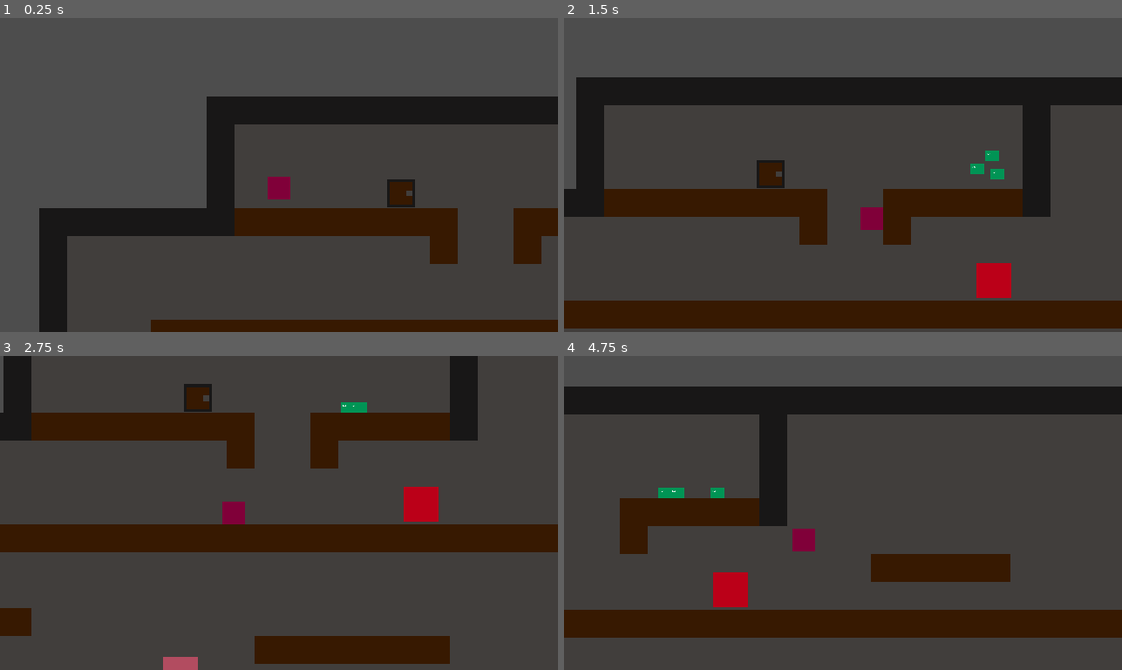
Above: before the commit, frames 1-4 (two rows, left to right).
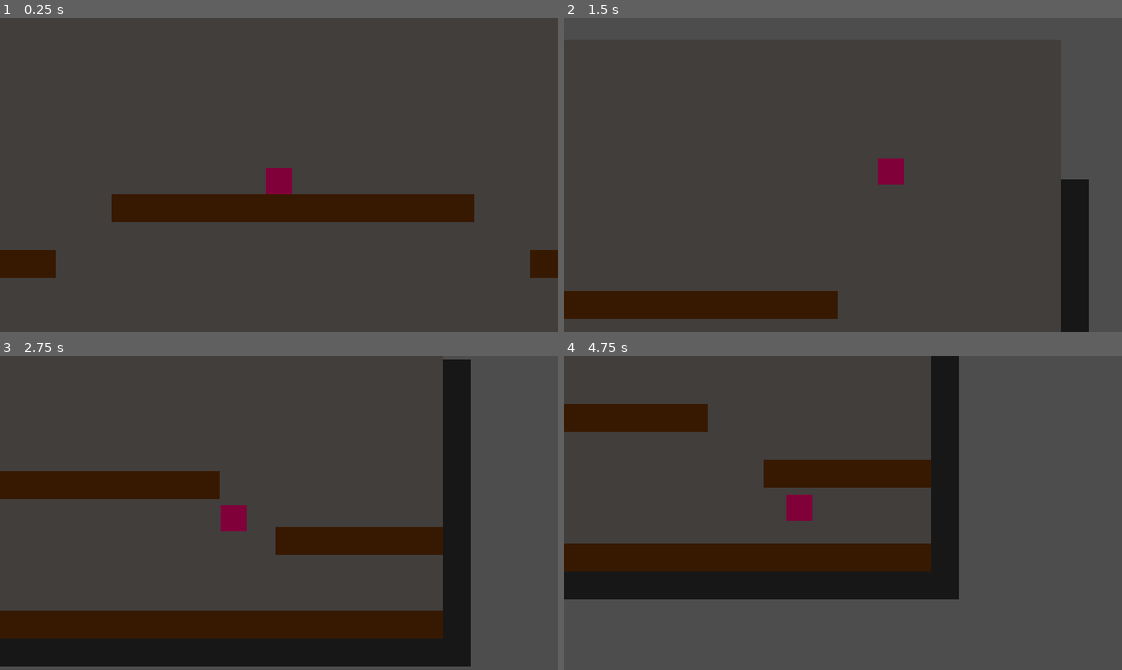
Above: after the commit, the same moments.

Repository: violetstone17/mr.-crowley
Game: Godot game, scene res://scenes/cantina.tscn
Same seed, same stepped clock (60 frames per second), same inputs: the game is played once before the commit and once after it. Before the commit the project starts from res://scenes/dungeon_layer.tscn.
Inputs (mouse positions are in pixels of both pictures, inside the frame that each line leads up to):
- Up to frame 1 (0.25 s): no input
- Up to frame 2 (1.5 s): move the mouse to (965, 159) at 0.52 s; hold D (moveRight) from 0.53 s (still down); click (965, 159) at 0.6 s; tap Space (jump) at 0.77 s; move the mouse to (731, 190) at 1.27 s; click (731, 190) at 1.35 s
- Up to frame 3 (2.75 s): tap Space (jump) at 1.52 s; move the mouse to (334, 443) at 2.02 s; release D (moveRight) at 2.03 s; hold A (moveLeft) from 2.03 s (still down); click (334, 443) at 2.1 s
- Up to frame 4 (4.75 s): move the mouse to (815, 575) at 2.77 s; release A (moveLeft) at 2.78 s; hold D (moveRight) 2.78-4.28 s; click (815, 575) at 2.85 s; tap Space (jump) at 3.02, 3.77, 4.52 s; move the mouse to (1010, 560) at 3.52 s; click (1010, 560) at 3.6 s; move the mouse to (675, 465) at 4.27 s; hold A (moveLeft) from 4.28 s (still down); click (675, 465) at 4.35 s

The runs differ from the first frame. In frame 1, 22% of the frame differs, in the area x 0-100%, y 25-100%; in frame 2, 31%; in frame 3, 37%; in frame 4, 41%, in the area x 0-100%, y 0-90%.
Error before the commit: Parse Error: Could not resolve super class path "res://scripts/door.gd". (res://scripts/dungeonDoor.gd:1)

Commit message:
push for conf

Diff:
--- a/mr.-crawly/project.godot
+++ b/mr.-crawly/project.godot
@@ -11,7 +11,7 @@
 [application]
 
 config/name="Mr. Crawly"
-run/main_scene="uid://dp1ewhqf5yg47"
+run/main_scene="uid://d0c3cr26ugvj2"
 config/features=PackedStringArray("4.7", "Forward Plus")
 config/icon="res://icon.svg"
 
@@ -59,6 +59,11 @@
 "events": [Object(InputEventMouseButton,"resource_local_to_scene":false,"resource_name":"","device":-1,"window_id":0,"a …(258 unchanged characters)…
 ]
 }
+addCoinsDebug={
+"deadzone": 0.2,
+"events": [Object(InputEventKey,"resource_local_to_scene":false,"resource_name":"","device":-1,"window_id":0,"alt_pressed":false,"shift_pressed":false,"ctrl_pressed":false,"meta_pressed":false,"pressed":false,"keycode":0,"physical_keycode":73,"key_label":0,"unicode":105,"location":0,"echo":false,"script":null)
+]
+}
 
 [layer_names]
 
--- a/mr.-crawly/scenes/UI/HUD.tscn
+++ b/mr.-crawly/scenes/UI/HUD.tscn
@@ -19,9 +19,7 @@
 [node name="HealthLabel" type="Label" parent="MarginContainer/VBoxContainer" unique_id=1901886391]
 unique_name_in_owner = true
 layout_mode = 2
-text = "Health"
 
 [node name="CoinLabel" type="Label" parent="MarginContainer/VBoxContainer" unique_id=1521140091]
 unique_name_in_owner = true
 layout_mode = 2
-text = "Coins"
--- a/mr.-crawly/scenes/UI/hud.gd
+++ b/mr.-crawly/scenes/UI/hud.gd
@@ -14,4 +14,4 @@
 
 
 func coinUpdate():
-	pass
+	coinLabel.text = str("Coins: ", GameState.coins)
--- a/mr.-crawly/scenes/cantina.tscn
+++ b/mr.-crawly/scenes/cantina.tscn
@@ -2,6 +2,7 @@
 
 [ext_resource type="TileSet" uid="uid://dp0cjmrl8b0f1" path="res://assets/basicTileSet.tres" id="1_2oguh"]
 [ext_resource type="PackedScene" uid="uid://cf82iijems8mo" path="res://scenes/player.tscn" id="2_dr8st"]
+[ext_resource type="PackedScene" uid="uid://04en5jukf3h3" path="res://scenes/UI/HUD.tscn" id="3_64qo7"]
 
 [node name="Cantina" type="Node2D" unique_id=1154526805]
 
@@ -15,3 +16,5 @@
 [node name="player" parent="PlayerSpawn" unique_id=902986622 instance=ExtResource("2_dr8st")]
 position = Vector2(-18, -15)
 scale = Vector2(0.75, 0.75)
+
+[node name="HUD" parent="." unique_id=1248918659 instance=ExtResource("3_64qo7")]
